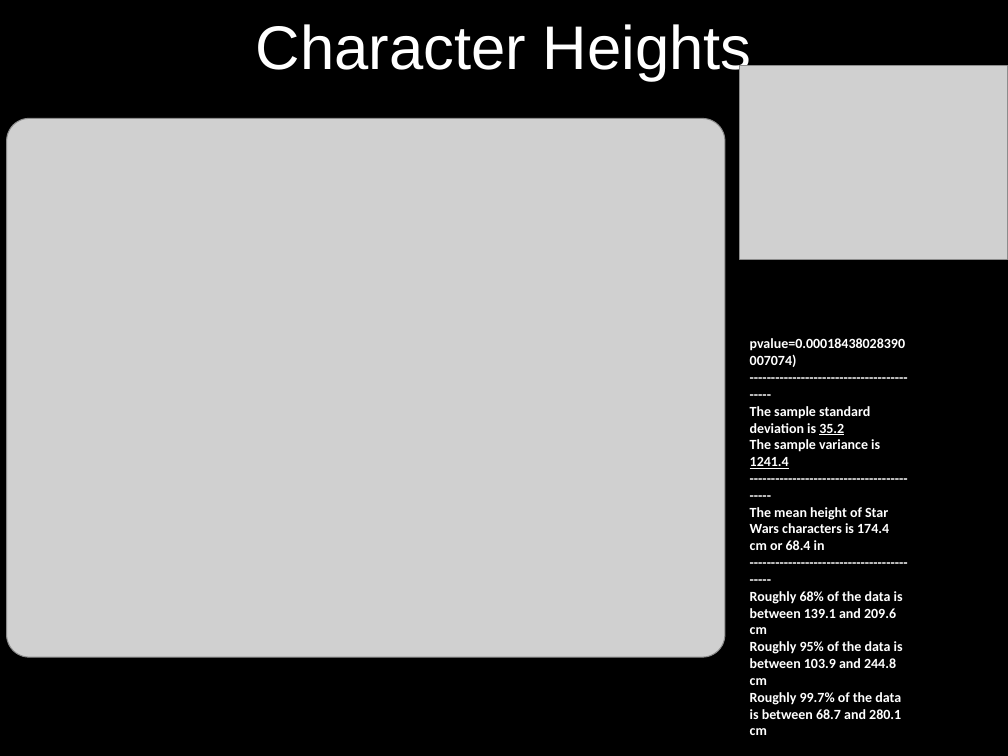
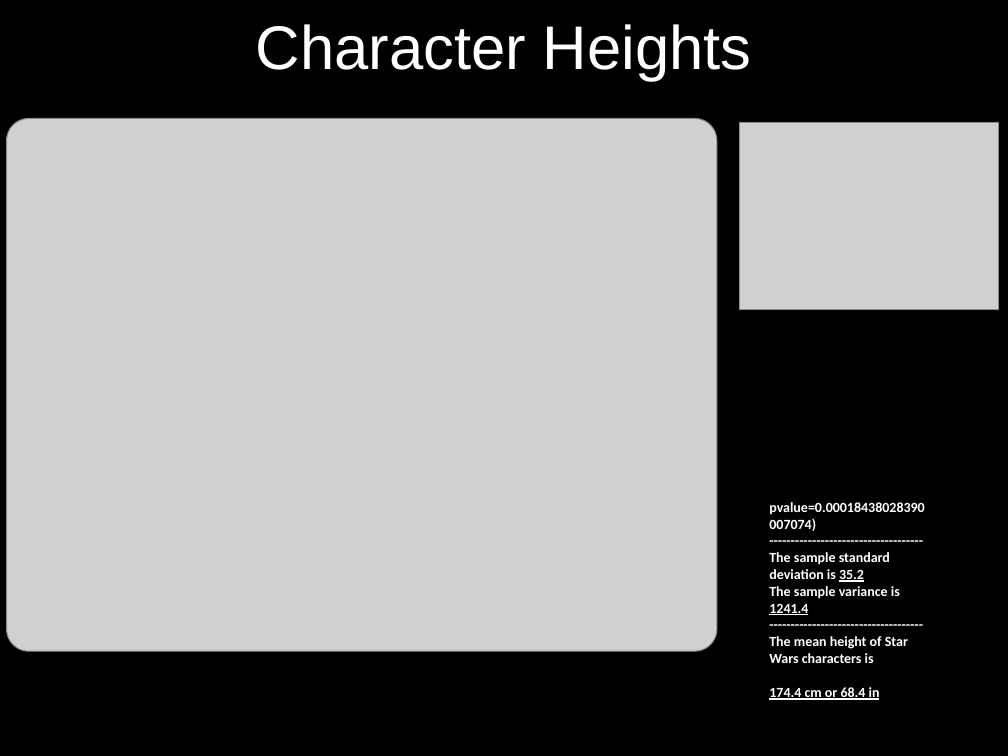
Before and after one commit to rkirsten88/Project1_RutgersBootCamp, a slide deck: slide 8 of STAR_WARS/Presentation.pptx (slide 10 before the commit). Drawn at 1008x756 pixels with LibreOffice and Linux fonts; fonts in the diff are those of the drawing; grey boxes stand for pictures; background and template pictures are left out. Boxes give left, top, right and bottom in pixels: in the first picture for what was removed or moved away, otherwise in the second. Text is boxed around its words. In the diff, an @@ line names an element or a change of style, - is before the commit and + after.

Commit message:
updated presentation & figures, fixed formattings

```diff
--- a/STAR_WARS/Presentation.pptx
+++ b/STAR_WARS/Presentation.pptx
@@ picture: place and size @@
-picture at (7, 119, 726, 657)
+picture at (7, 119, 718, 651)
@@ picture: place and size @@
-picture at (740, 66, 1008, 259)
+picture at (740, 123, 999, 309)
@@ text at (769, 502, 924, 700): text changed @@
-------------------------------------------
+------------------------------------
@@ text "pvalue=0.00018438028390007074)": place and size @@
-text "pvalue=0.00018438028390007074)" at (750, 338, 905, 735)
+text "pvalue=0.00018438028390007074)" at (769, 502, 924, 700)
@@ text at (769, 636, 908, 700): text changed @@
-------------------------------------------
-The mean height of Star Wars characters is 174.4 cm or 68.4 in
-------------------------------------------
-Roughly 68% of the data is between 139.1 and 209.6 cm
-Roughly 95% of the data is between 103.9 and 244.8 cm
-Roughly 99.7% of the data is between 68.7 and 280.1 cm
+------------------------------------
+The mean height of Star Wars characters is
+174.4 cm or 68.4 in
```
Also in this commit, not shown: 3 other slides changed, 5 slides added, 7 slides removed, 6 other files.
